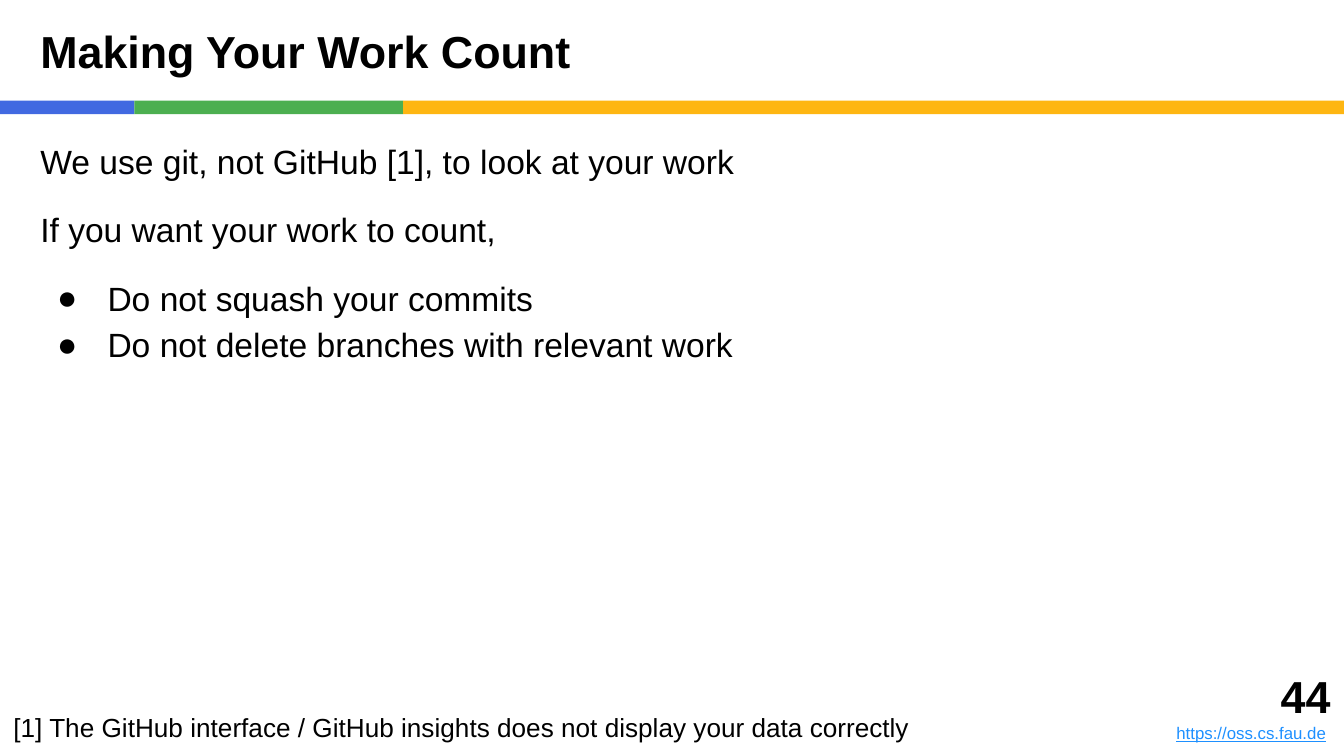
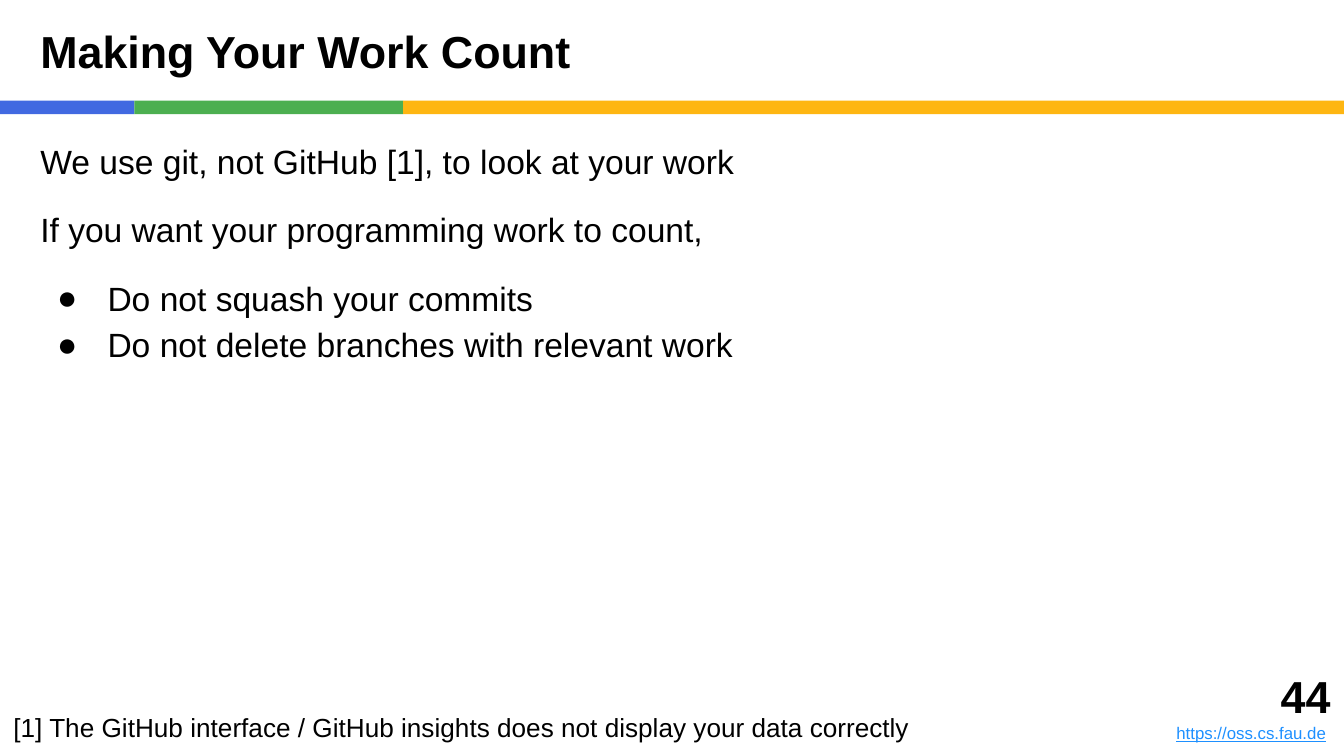
Before and after one commit to dirkriehle/amos-course, a slide deck: slide 44 of Lecture slides/AMOS B01 - Team and Tools.pptx. Drawn at 1344x756 pixels with LibreOffice and Linux fonts; fonts in the diff are those of the drawing. Boxes give left, top, right and bottom in pixels: in the first picture for what was removed or moved away, otherwise in the second. Text is boxed around its words. In the diff, an @@ line names an element or a change of style, - is before the commit and + after.

```diff
--- a/Lecture slides/AMOS B01 - Team and Tools.pptx
+++ b/Lecture slides/AMOS B01 - Team and Tools.pptx
@@ text at (40, 217, 702, 248): text changed @@
-If you want your work to count,
+If you want your programming work to count,
```
Also in this commit, not shown: 2 other slides changed, 1 slide added, 5 other files.
